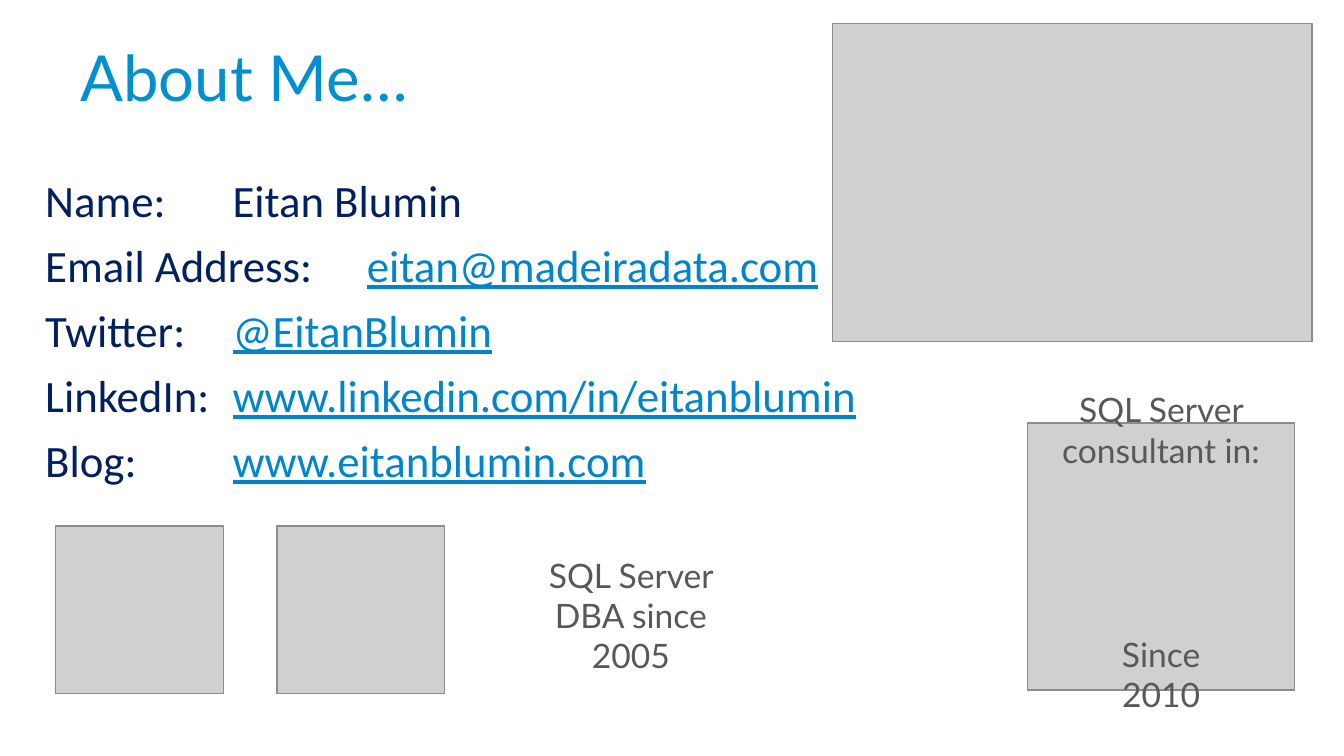
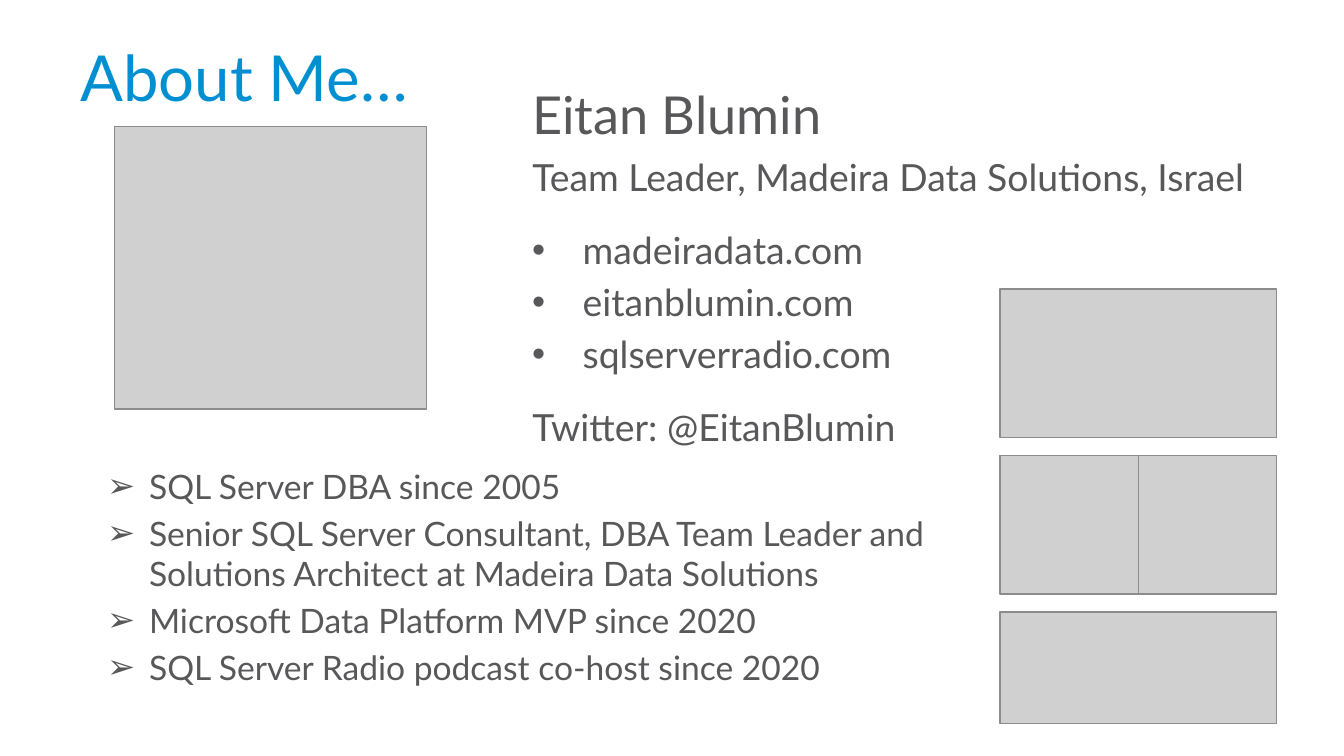
Before and after one commit to MadeiraData/DynamicFilters, a slide deck: slide 3 of DynamicFilters_Presentation_Eng.pptx. Drawn at 1344x756 pixels with LibreOffice and Linux fonts; fonts in the diff are those of the drawing; grey boxes stand for pictures. Boxes give left, top, right and bottom in pixels: in the first picture for what was removed or moved away, otherwise in the second. Text is boxed around its words. In the diff, an @@ line names an element or a change of style, - is before the commit and + after.

```diff
--- a/DynamicFilters_Presentation_Eng.pptx
+++ b/DynamicFilters_Presentation_Eng.pptx
@@ picture removed at (833,24,1313,341) @@
@@ text added at (532,95,821,135), 28 pt, text #58585A @@
+Eitan Blumin
@@ picture added at (114,126,426,409) @@
@@ text added at (532,163,1244,196), 20 pt, text #58585A @@
+Team Leader, Madeira Data Solutions, Israel
@@ text removed at (45,186,856,485) @@
-Name: Eitan Blumin
-Email Address: eitan@madeiradata.com
-Twitter: @EitanBlumin
-LinkedIn: www.linkedin.com/in/eitanblumin
-Blog: www.eitanblumin.com
@@ text added at (583,236,892,375), 20 pt, text #58585A @@
+• madeiradata.com
+• eitanblumin.com
+• sqlserverradio.com
@@ picture added at (1000,289,1277,438) @@
@@ text added at (532,413,895,446), 20 pt, text #58585A @@
+Twitter: @EitanBlumin
@@ text removed at (1062,397,1260,463) @@
-SQL Server consultant in:
@@ picture removed at (1028,423,1296,691) @@
@@ text added at (149,474,924,686), 18 pt, text #58585A @@
+➢ SQL Server DBA since 2005
+➢ Senior SQL Server Consultant, DBA Team Leader and Solutions Architect at Madeira Data Solutions
+➢ Microsoft Data Platform MVP since 2020
+➢ SQL Server Radio podcast co-host since 2020
@@ picture: place and size @@
-picture at (56,526,224,694)
+picture at (1000,456,1138,594)
@@ picture: place and size @@
-picture at (277,526,445,694)
+picture at (1138,456,1277,594)
@@ text removed at (549,563,714,668) @@
-SQL Server DBA since 2005
@@ picture added at (1000,612,1277,723) @@
@@ text removed at (1122,642,1200,714) @@
-Since 2010
```
Also in this commit, not shown: 9 other slides changed, 1 slide added.
